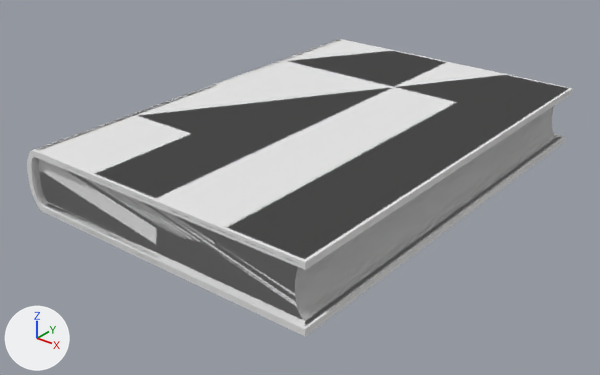
The Blender file Resources/LinkingBook/LinkingBooks.blend, before and after one commit.
Camera for both pictures: a 50 mm camera at (2.97, -3.99, 2.31) aimed at (-0.08, -0.18, -0.06). Lighting does not change. The marker at lower left points along +X, +Y and +Z.

In view in the first picture: 'LinkingBook-HighPoly', 'LinkingBook-LowPoly'.
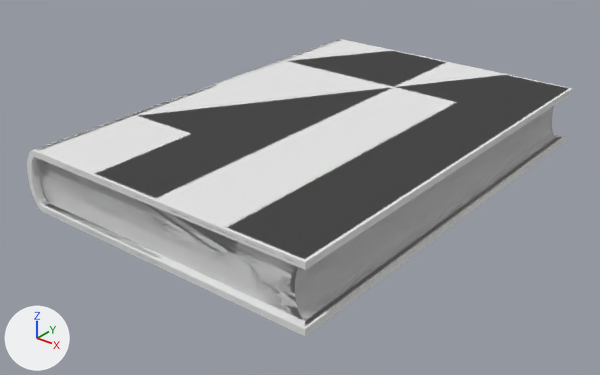
Pixel boxes (x1, y1, x2, y2) of what changed, in the pictures (600 x 375 px):
part 1 of me_linkingbook_lowpoly, added: after (38, 159, 304, 321)

The change, as a list of edits to the scene's bpy script:
```text
Change me_linkingbook_lowpoly:
    used by ob_linkingbook_lowpoly; location = (0.0, 0.0, 0.0)
    remove me_linkingbook_lowpoly.from_pydata(...)  # 226 vertices, 133 faces; spans x -1.1..1.0, y -1.5..1.5, z 0.0..0.4
    add me_linkingbook_lowpoly.from_pydata(...)  # 800 vertices, 757 faces; spans x -1.1..1.0, y -1.5..1.5, z 0.0..0.4
    me_linkingbook_lowpoly part 1: 287 vertices added at x -1.02..0.86, y -1.45, z 0.04..0.36
```
